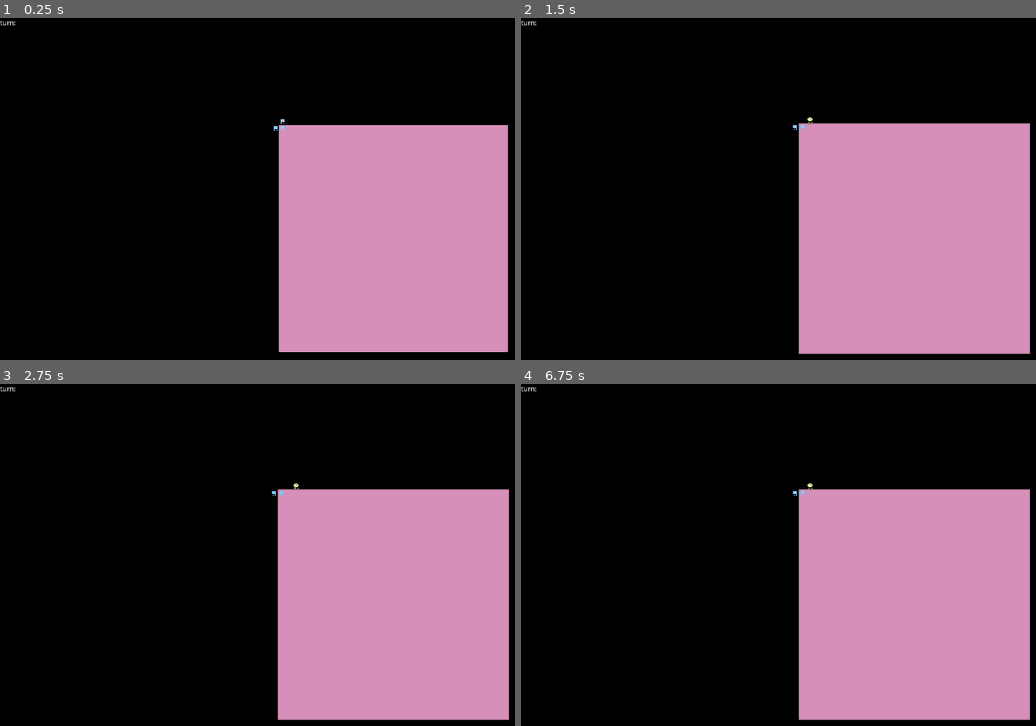
Above: before the commit, frames 1-4 (two rows, left to right).
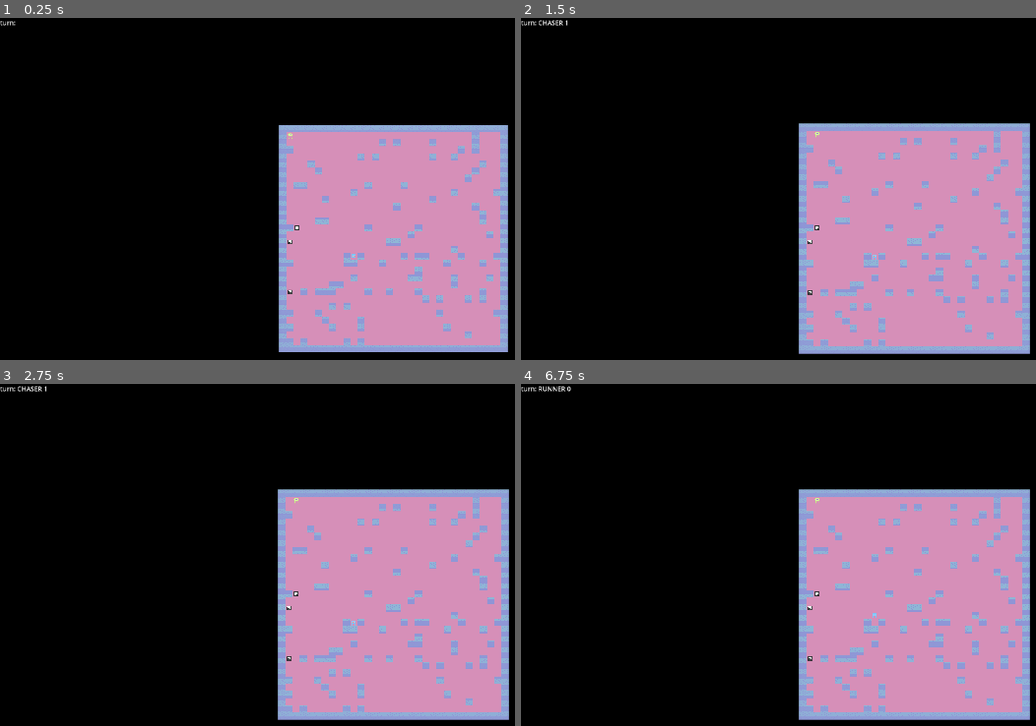
Above: after the commit, the same moments.

Repository: LocalT0aster/LockedUpRL
Game: Godot game, scene res://main.tscn
The game is run twice, just before and just after one commit, with the same random seed, the same clock (stepped at 60 frames per second) and the same inputs. Before the commit the project starts from res://world/main.tscn.
Inputs (mouse positions are in pixels of both pictures, inside the frame that each line leads up to):
- Up to frame 1 (0.25 s): no input
- Up to frame 2 (1.5 s): tap Enter at 0.5 s; move the mouse to (outside the picture) at 0.52 s; hold Right 0.53-1.25 s; hold Alt (alt) 0.53-1.25 s; click (outside the picture) at 0.67 s; tap Space at 1.25 s; drag from (757, 260) to (876, 325) at 1.27 s
- Up to frame 3 (2.75 s): tap Enter at 2 s; move the mouse to (473, 507) at 2.02 s; hold Right from 2.03 s (still down); hold Alt (alt) from 2.03 s (still down)
- Up to frame 4 (6.75 s): release Right at 2.75 s; release Alt (alt) at 2.75 s; tap Space at 2.75, 4.25 s; drag from (876, 691) to (680, 537) at 2.77 s; tap Enter at 3.5 s; move the mouse to (outside the picture) at 3.52 s; hold Left 3.53-4.25 s; hold Alt (alt) 3.53-4.25 s; drag from (680, 537) to (793, 493) at 4.27 s; move the mouse to (953, 606) at 5.02 s; hold Down 5.03-5.75 s; hold Alt (alt) 5.03-5.75 s; click (953, 606) at 5.17 s; drag from (793, 493) to (757, 626) at 5.77 s; move the mouse to (outside the picture) at 6.52 s; hold Up from 6.53 s (still down); hold Alt (alt) from 6.53 s (still down)

The runs differ from the first frame. In frame 1, 6.4% of the frame differs, in the area x 53-99%, y 29-98%; in frame 2, 6.8%; in frame 3, 6.8%; in frame 4, 6.8%, in the area x 3-99%, y 0-99%.
Error before the commit: Invalid call. Nonexistent function 'update_astar' in base 'TileMapLayer'. (res://obj/agent.gd:63)

Commit message:
Revert "bugs"
This reverts commit 3351a82183a6e6942932ea955daf5d73a4b71660.

Diff:
--- a/game/world/label.gd
+++ b/game/label.gd
@@ -4,8 +4,6 @@
 
 func _ready() -> void:
 	agents.next_turn.connect(change_text)
-	change_text(0)
 
 func change_text(index : int):
-	if get_child_count() == 0: return
 	text = "turn: " + agents.get_child(index).character + " " + str(index)
--- a/game/world/main.gd
+++ b/game/main.gd
@@ -1,16 +1,8 @@
 extends Node2D
 
 @export var world : TileMapLayer
-@export var agents : Node2D
-@export var runners : int = 1
-@export var chasers : int = 3
-@export var vision_size : Vector2i
 
 func _ready() -> void:
 	Global.runner_won.connect(print.bind("runner won"))
 	Global.chaser_won.connect(print.bind("chaser won"))
-	init()
 	#Global.get_state(world, world.get_used_rect())
-
-func init():
-	agents.spawn_agents(runners, chasers)
--- a/game/world/main.tscn
+++ b/game/main.tscn
@@ -1,14 +1,13 @@
-[gd_scene load_steps=12 format=4 uid="uid://cvscynthmt1ld"]
+[gd_scene load_steps=11 format=4 uid="uid://cvscynthmt1ld"]
 
 [ext_resource type="PackedScene" uid="uid://b46csuma52m01" path="res://obj/agent.tscn" id="1_h2yge"]
 [ext_resource type="Texture2D" uid="uid://b0qma8ysgxj8d" path="res://img/sprsht1.png" id="1_ig7tw"]
-[ext_resource type="Script" uid="uid://dpv4rynwlm72g" path="res://world/main.gd" id="1_lquwl"]
+[ext_resource type="Script" uid="uid://dpv4rynwlm72g" path="res://main.gd" id="1_lquwl"]
 [ext_resource type="Script" uid="uid://doemua446gd8f" path="res://other/camera_2d.gd" id="2_0xm2m"]
 [ext_resource type="Script" uid="uid://b0dxr37c4fjjl" path="res://other/agents.gd" id="2_1bvp3"]
-[ext_resource type="Script" uid="uid://kr2h0fwmp18v" path="res://world/world_tilemap.gd" id="3_7mycd"]
-[ext_resource type="Script" uid="uid://cnw1jhf58osu1" path="res://world/vision_tilemap.gd" id="4_5vw27"]
-[ext_resource type="Script" uid="uid://t3fpw2g0phkj" path="res://world/label.gd" id="7_272bh"]
-[ext_resource type="Script" uid="uid://cyquraxg5x6pk" path="res://world/label_2.gd" id="9_kek77"]
+[ext_resource type="Script" uid="uid://kr2h0fwmp18v" path="res://world_tilemap.gd" id="3_7mycd"]
+[ext_resource type="Script" uid="uid://cnw1jhf58osu1" path="res://vision_tilemap.gd" id="4_5vw27"]
+[ext_resource type="Script" uid="uid://t3fpw2g0phkj" path="res://label.gd" id="7_272bh"]
 
 [sub_resource type="TileSetAtlasSource" id="TileSetAtlasSource_0xm2m"]
 texture = ExtResource("1_ig7tw")
@@ -26,10 +25,9 @@
 custom_data_layer_0/type = 0
 sources/0 = SubResource("TileSetAtlasSource_0xm2m")
 
-[node name="main" type="Node2D" node_paths=PackedStringArray("world", "agents")]
+[node name="main" type="Node2D" node_paths=PackedStringArray("world")]
 script = ExtResource("1_lquwl")
 world = NodePath("world_tilemap")
-agents = NodePath("agents")
 
 [node name="bg_tilemap" type="TileMapLayer" parent="."]
 tile_map_data = PackedByteArray("AAAAAAAAAAABAAAAAAAAAAEAAAABAAAAAAAAAAIAAAABAAAAAAAAAAMAAAABAAAAAAAAAAQAAAABAAAAAAAAAA …(16304 unchanged characters)…
@@ -53,12 +51,19 @@
 tile_set = SubResource("TileSet_7dm0k")
 script = ExtResource("4_5vw27")
 
-[node name="agents" type="Node2D" parent="." node_paths=PackedStringArray("world", "r_vision", "c_vision")]
+[node name="agents" type="Node2D" parent="."]
 script = ExtResource("2_1bvp3")
-agent = ExtResource("1_h2yge")
-world = NodePath("../world_tilemap")
-r_vision = NodePath("../runner_tilemap")
-c_vision = NodePath("../chaser_tilemap")
+
+[node name="Runner" parent="agents" node_paths=PackedStringArray("world", "vision") instance=ExtResource("1_h2yge")]
+position = Vector2(24, 24)
+world = NodePath("../../world_tilemap")
+vision = NodePath("../../runner_tilemap")
+
+[node name="Chaser" parent="agents" node_paths=PackedStringArray("world", "vision") instance=ExtResource("1_h2yge")]
+position = Vector2(168, 296)
+world = NodePath("../../world_tilemap")
+vision = NodePath("../../chaser_tilemap")
+character = "CHASER"
 
 [node name="Camera2D" type="Camera2D" parent="."]
 offset = Vector2(256, 256)
@@ -73,11 +78,5 @@
 script = ExtResource("7_272bh")
 agents = NodePath("../../agents")
 
-[node name="Label2" type="Label" parent="CanvasLayer"]
-visible = false
-offset_left = 368.0
-offset_top = 8.0
-offset_right = 422.0
-offset_bottom = 31.0
-text = "winner:"
-script = ExtResource("9_kek77")
+[editable path="agents/Runner"]
+[editable path="agents/Chaser"]
--- a/game/other/agents.gd
+++ b/game/other/agents.gd
@@ -1,16 +1,13 @@
 extends Node2D
 
-@export var agent : PackedScene
-@export var world : TileMapLayer
-@export var r_vision : TileMapLayer
-@export var c_vision : TileMapLayer
 
 signal next_turn(index: int)
 #manages turn order
 func _ready() -> void:
+	spawn_agents()
 	for child : Agent in get_children():
 		child.finished_turn.connect(_on_child_fished_turn)
-
+	get_child(0).active = true
 
 func _on_child_fished_turn(index : int):
 	#await get_tree().process_frame
@@ -22,23 +19,5 @@
 		next_turn.emit(index + 1)
 		get_child(index + 1).set_deferred("active",true)
 
-func spawn_agents(runners : int, chasers : int):
-	for i in runners:
-		print("r")
-		var runner : Agent = agent.instantiate()
-		runner.character = "RUNNER"
-		runner.world = world
-		runner.vision = r_vision
-		var pos = Vector2i(randi_range(2,world.get_used_rect().size.x-2),randi_range(2,world.get_used_rect().size.y-2))
-		runner.global_position = world.local_to_map(pos)
-		add_child(runner)
-	for i in chasers:
-		print("r")
-		var chaser : Agent = agent.instantiate()
-		chaser.character = "CHASER"
-		chaser.world = world
-		chaser.vision = r_vision
-		var pos = Vector2i(randi_range(2,world.get_used_rect().size.x-2),randi_range(2,world.get_used_rect().size.y-2))
-		chaser.global_position = world.local_to_map(pos)
-		add_child(chaser)
-	get_child(0).active = true
+func spawn_agents():
+	pass
--- a/game/other/global.gd
+++ b/game/other/global.gd
@@ -4,8 +4,6 @@
 signal chaser_won
 @warning_ignore("unused_signal")
 signal runner_won
-
-var cell_size : float = 16.0
 
 var tiles := {
 	"UNKNOWN": Vector2i(0,2),
--- a/game/world/label_2.gd
+++ /dev/null
@@ -1,8 +0,0 @@
-extends Label
-
-func _ready() -> void:
-	Global.runner_won.connect(change_text.bind("Runner"))
-	Global.chaser_won.connect(change_text.bind("Chaser"))
-func change_text(changed_text : String):
-	show()
-	text = "winner: " + changed_text
--- /dev/null
+++ b/game/world_tilemap.gd
@@ -0,0 +1,55 @@
+extends TileMapLayer
+
+var astar = AStarGrid2D.new()
+
+#var start_point = Vector2i()
+#var end_point = Vector2i()
+#var path = PackedVector2Array()
+@export var rect : Rect2i = Rect2i(Vector2i.ZERO, Vector2i(32,32))
+@export var wall_chance : float = 0.1
+@export var exit_chance : float
+@export var exit_ammount : int = 1
+
+func _ready():
+	generate()
+	astar.region = get_used_rect()
+	astar.cell_size = tile_set.tile_size
+	astar.offset = tile_set.tile_size * 0.5
+	astar.diagonal_mode = 1
+	astar.update()
+	update_astar()
+
+
+func generate():
+	for i in rect.size.x:
+		for j in rect.size.y:
+			if i == 0 or j == 0 or i == rect.size.x-1 or j == rect.size.y-1:
+				set_cell(Vector2i(i,j),0,Global.tiles.BLOCK,0)
+				continue
+			if randf() <= wall_chance:
+				set_cell(Vector2i(i,j),0,Global.tiles.BLOCK,0)
+				continue
+			if randf() <= exit_chance and exit_ammount > 0:
+				exit_ammount -= 1
+				set_cell(Vector2i(i,j),0,Global.tiles.EXIT,0)
+
+func update_astar():
+	for i in range(astar.region.position.x, astar.region.end.x):
+		for j in range(astar.region.position.y, astar.region.end.y):
+			var pos = Vector2i(i, j)
+			if (
+				get_cell_atlas_coords(pos) != Global.tiles.EMPTY
+			) and (
+				get_cell_atlas_coords(pos) != Global.tiles.EXIT
+			):
+				astar.set_point_solid(pos, true)
+			else:
+				astar.set_point_solid(pos, false)
+	astar.update()
+
+func can_exit(local_position):
+	var map_position = local_to_map(local_position)
+	for pos in get_used_cells_by_id(0, Global.tiles.EXIT, 0):
+		if astar.get_point_path(map_position, pos) != PackedVector2Array([]):
+			return true
+	return false
Empty file removed: game/a_star.gd
Renamed: game/world/a_star.gd.uid -> game/a_star.gd.uid
Renamed: game/world/label.gd.uid -> game/label.gd.uid
Renamed: game/world/main.gd.uid -> game/main.gd.uid
Renamed: game/world/vision_tilemap.gd -> game/vision_tilemap.gd
Renamed: game/world/vision_tilemap.gd.uid -> game/vision_tilemap.gd.uid
Empty file removed: game/world/a_star.gd
Not shown, removed: game/world/label_2.gd.uid
Renamed: game/world/world_tilemap.gd.uid -> game/world_tilemap.gd.uid
